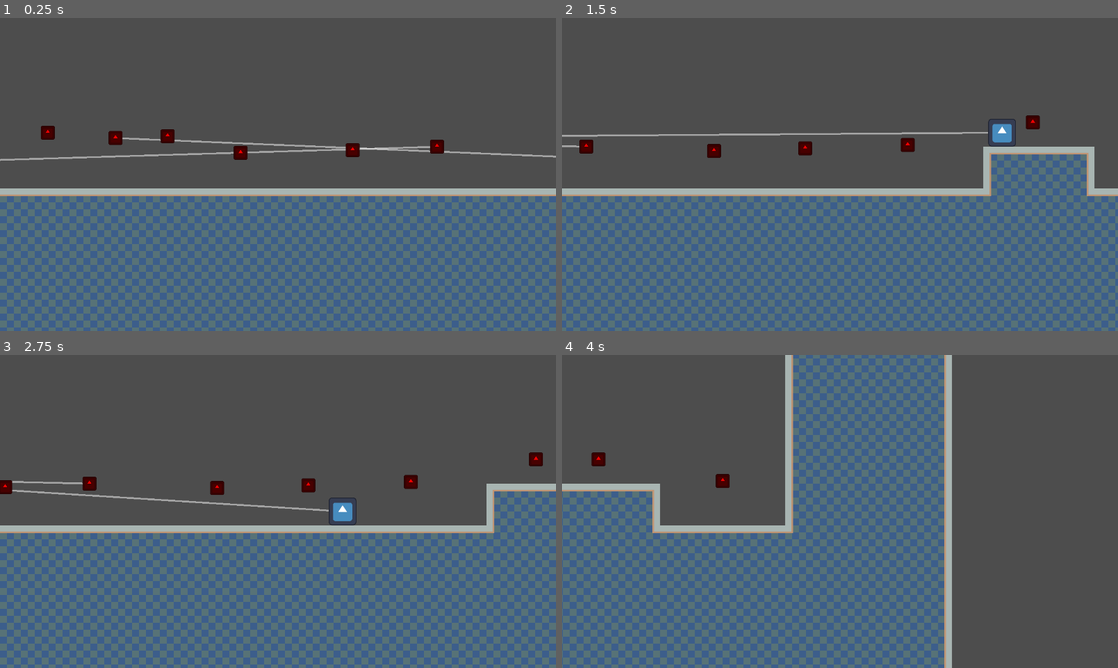
Above: before the commit, frames 1-4 (two rows, left to right).
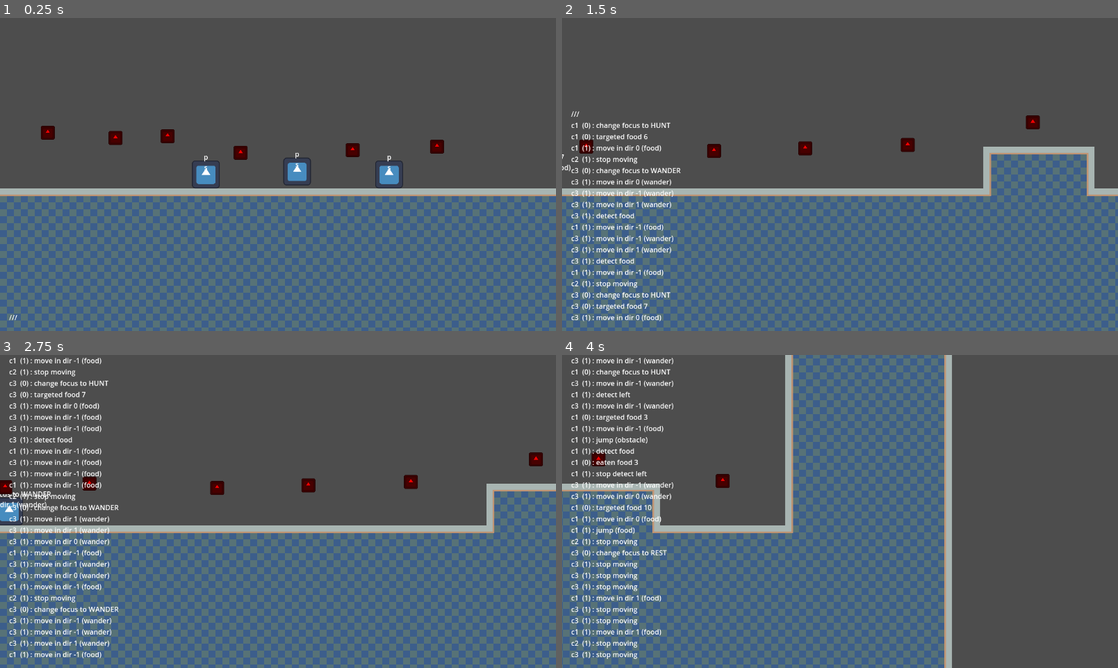
Above: after the commit, the same moments.

Repository: elecarno/digital_terrarium
Game: Godot game, scene res://world.tscn
The game is run twice, just before and just after one commit, with the same random seed, the same clock (stepped at 60 frames per second) and the same inputs. The engine's default icon, where the game draws it, is replaced by a stand-in: a white triangle on a blue panel in a dark square.
Inputs (mouse positions are in pixels of both pictures, inside the frame that each line leads up to):
- Up to frame 1 (0.25 s): no input
- Up to frame 2 (1.5 s): move the mouse to (962, 158) at 0.52 s; hold Right (ui_right) from 0.53 s (still down); move the mouse to (728, 190) at 1.27 s
- Up to frame 3 (2.75 s): move the mouse to (333, 442) at 2.02 s; release Right (ui_right) at 2.03 s; hold Left (ui_left) from 2.03 s (still down)
- Up to frame 4 (4 s): move the mouse to (812, 574) at 2.77 s; release Left (ui_left) at 2.78 s; hold Right (ui_right) from 2.78 s (still down); move the mouse to (1006, 558) at 3.52 s

The runs differ from the first frame. In frame 1, 1.7% of the frame differs, in the area x 0-100%, y 38-97%; in frame 2, 3.1%; in frame 3, 4.5%, in the area x 0-65%, y 0-97%; in frame 4, 3.1%.

Commit message:
creature v2 dev 1

Diff:
--- /dev/null
+++ b/creature_v1.tscn
@@ -0,0 +1,53 @@
+[gd_scene load_steps=6 format=3 uid="uid://3dmbypstpgm7"]
+
+[ext_resource type="Script" path="res://creature_v1.gd" id="1_xo21a"]
+[ext_resource type="Texture2D" uid="uid://eheqhcglg2b1" path="res://icon.svg" id="2_3wdvl"]
+
+[sub_resource type="RectangleShape2D" id="RectangleShape2D_7dlm0"]
+size = Vector2(32, 32)
+
+[sub_resource type="CircleShape2D" id="CircleShape2D_2lg6b"]
+
+[sub_resource type="RectangleShape2D" id="RectangleShape2D_a4a1s"]
+size = Vector2(42, 42)
+
+[node name="creature_v1" type="CharacterBody2D" groups=["creature"]]
+collision_layer = 2
+script = ExtResource("1_xo21a")
+
+[node name="target_line" type="Line2D" parent="."]
+points = PackedVector2Array(0, 0, 0, 0)
+width = 2.0
+default_color = Color(1, 1, 1, 0.498039)
+
+[node name="sprite" type="Sprite2D" parent="."]
+scale = Vector2(0.25, 0.25)
+texture = ExtResource("2_3wdvl")
+
+[node name="col" type="CollisionShape2D" parent="."]
+shape = SubResource("RectangleShape2D_7dlm0")
+
+[node name="detect_r" type="Area2D" parent="."]
+position = Vector2(11, 0)
+
+[node name="col" type="CollisionShape2D" parent="detect_r"]
+shape = SubResource("CircleShape2D_2lg6b")
+
+[node name="detect_l" type="Area2D" parent="."]
+position = Vector2(-11, 0)
+
+[node name="col" type="CollisionShape2D" parent="detect_l"]
+shape = SubResource("CircleShape2D_2lg6b")
+
+[node name="detect_food" type="Area2D" parent="."]
+collision_layer = 2
+collision_mask = 4
+
+[node name="col" type="CollisionShape2D" parent="detect_food"]
+shape = SubResource("RectangleShape2D_a4a1s")
+
+[connection signal="body_entered" from="detect_r" to="." method="_on_detect_r_body_entered"]
+[connection signal="body_exited" from="detect_r" to="." method="_on_detect_r_body_exited"]
+[connection signal="body_entered" from="detect_l" to="." method="_on_detect_l_body_entered"]
+[connection signal="body_exited" from="detect_l" to="." method="_on_detect_l_body_exited"]
+[connection signal="area_entered" from="detect_food" to="." method="_on_detect_food_area_entered"]
--- /dev/null
+++ b/creature_v2.gd
@@ -0,0 +1,133 @@
+extends CharacterBody2D
+
+@onready var c_food = get_node("../c_food")
+@onready var target_line: Line2D = get_node("target_line")
+@onready var label_p: Label = get_node("label_p")
+@onready var label_s: Label = get_node("label_s")
+
+enum FOCUS {REST, WANDER, HUNT}
+
+@export var STARTING_FOCUS: FOCUS = FOCUS.REST
+@export var P_INTERVAL: 	float = 2.0
+@export var S_INTERVAL: 	float = 0.25
+@export var CONCENTRATION:  float = 0.5 # percentage chance of retaining focus
+@export var HERBIVORE:		bool = true
+@export var CARNIVORE:		bool = false
+
+@export var SPEED:			float = 150.0
+@export var JUMP_VELOCITY:  float = -300.0
+
+@onready var focus: FOCUS = STARTING_FOCUS
+var target_food = null
+
+var direction: float
+var dir_target_food: Vector2
+var detect_l: bool = false
+var detect_r: bool = false
+
+func _ready() -> void:
+	get_node("personality").wait_time = P_INTERVAL
+	get_node("survival").wait_time = S_INTERVAL
+
+func _physics_process(delta: float) -> void:
+	# Add the gravity.
+	if not is_on_floor():
+		velocity += get_gravity() * delta
+
+	if target_food != null:
+		dir_target_food = c_food.get_child(target_food).position - global_transform.origin
+		target_line.set_point_position(1, dir_target_food)
+
+	if direction:
+		velocity.x = direction * SPEED
+	else:
+		velocity.x = move_toward(velocity.x, 0, SPEED)
+
+	move_and_slide()
+
+# actions
+func a_move(dir): # -1 to 1, 0 for stop
+	direction = dir
+
+func a_jump(str): # 0 to 1 multiplier
+	if is_on_floor():
+		velocity.y = JUMP_VELOCITY * str
+
+# brain timers
+func _on_personality_timeout() -> void:
+	var change_focus = randf()
+	if change_focus > CONCENTRATION:
+		focus = FOCUS.values()[randi()%FOCUS.size()]
+		target_food = null
+		msg(0, "change focus to " + FOCUS.keys()[focus])
+
+	if focus != FOCUS.HUNT:
+		target_line.set_point_position(1, Vector2.ZERO)
+
+func _on_survival_timeout() -> void:
+	# focus actions
+	if focus == FOCUS.REST:
+		a_move(0)
+		msg(1, "stop moving")
+	elif focus == FOCUS.WANDER:
+		var dir = randi_range(-1, 1)
+		a_move(dir)
+		msg(1, "move in dir %0.0f (wander)" % [dir])
+	elif focus == FOCUS.HUNT:
+		if HERBIVORE:
+			if c_food.get_child_count() > 0 and target_food == null:
+				target_food = randi_range(0, c_food.get_child_count() - 1)
+				msg(0, "targeted food " + str(target_food))
+
+	# resulting actions
+	if target_food != null:
+		var dir = dir_target_food.normalized().x
+		a_move(dir)
+		msg(1, "move in dir %0.0f (food)" % [dir])
+
+		if dir_target_food.y < -24 and abs(dir_target_food.x) < 32:
+			a_jump(1)
+			msg(1, "jump (food)")
+
+	if detect_r or detect_l:
+		a_jump(1)
+		msg(1, "jump (obstacle)")
+
+# display
+func msg(brain, string):
+	global.feed_msg(name + "  (" + str(brain) + ") : " + string)
+	if brain == 0:
+		label_p.text = string
+	elif brain == 1:
+		label_s.text = string
+
+# detectors
+func _on_detect_r_body_entered(body: Node2D) -> void:
+	detect_r = true
+	msg(1, "detect right")
+
+func _on_detect_l_body_entered(body: Node2D) -> void:
+	detect_l = true
+	msg(1, "detect left")
+
+func _on_detect_r_body_exited(body: Node2D) -> void:
+	detect_r = false
+	msg(1, "stop detect right")
+
+func _on_detect_l_body_exited(body: Node2D) -> void:
+	detect_l = false
+	msg(1, "stop detect left")
+
+func _on_detect_food_area_entered(food: Area2D) -> void:
+	msg(1, "detect food")
+	if target_food != null:
+		if food.is_in_group("food") and food.name == c_food.get_child(target_food).name:
+			var target_food_id_store = target_food
+			target_food = null
+			food.eat()
+			target_line.set_point_position(1, Vector2.ZERO)
+			msg(0, "eaten food " + str(target_food_id_store))
+
+			if c_food.get_child_count() == 0:
+				focus = FOCUS.REST
+				msg(0, "no food left, switching focus to REST.")
--- a/creature.tscn
+++ b/creature_v2.tscn
@@ -1,7 +1,7 @@
-[gd_scene load_steps=6 format=3 uid="uid://3dmbypstpgm7"]
+[gd_scene load_steps=6 format=3 uid="uid://cqagohibs7vlv"]
 
-[ext_resource type="Script" path="res://creature.gd" id="1_xo21a"]
-[ext_resource type="Texture2D" uid="uid://eheqhcglg2b1" path="res://icon.svg" id="2_3wdvl"]
+[ext_resource type="Script" path="res://creature_v2.gd" id="1_ljbuq"]
+[ext_resource type="Texture2D" uid="uid://eheqhcglg2b1" path="res://icon.svg" id="2_mv2ng"]
 
 [sub_resource type="RectangleShape2D" id="RectangleShape2D_7dlm0"]
 size = Vector2(32, 32)
@@ -11,9 +11,9 @@
 [sub_resource type="RectangleShape2D" id="RectangleShape2D_a4a1s"]
 size = Vector2(42, 42)
 
-[node name="creature" type="CharacterBody2D" groups=["creature"]]
+[node name="creature_v2" type="CharacterBody2D" groups=["creature"]]
 collision_layer = 2
-script = ExtResource("1_xo21a")
+script = ExtResource("1_ljbuq")
 
 [node name="target_line" type="Line2D" parent="."]
 points = PackedVector2Array(0, 0, 0, 0)
@@ -22,10 +22,36 @@
 
 [node name="sprite" type="Sprite2D" parent="."]
 scale = Vector2(0.25, 0.25)
-texture = ExtResource("2_3wdvl")
+texture = ExtResource("2_mv2ng")
 
 [node name="col" type="CollisionShape2D" parent="."]
 shape = SubResource("RectangleShape2D_7dlm0")
+
+[node name="personality" type="Timer" parent="."]
+autostart = true
+
+[node name="survival" type="Timer" parent="."]
+autostart = true
+
+[node name="label_p" type="Label" parent="."]
+offset_left = -144.0
+offset_top = -32.0
+offset_right = 144.0
+offset_bottom = -8.0
+scale = Vector2(0.5, 0.5)
+pivot_offset = Vector2(144, 12)
+text = "p"
+horizontal_alignment = 1
+
+[node name="label_s" type="Label" parent="."]
+offset_left = -144.0
+offset_top = -20.0
+offset_right = 144.0
+offset_bottom = 4.0
+scale = Vector2(0.5, 0.5)
+pivot_offset = Vector2(144, 12)
+text = "s"
+horizontal_alignment = 1
 
 [node name="detect_r" type="Area2D" parent="."]
 position = Vector2(11, 0)
@@ -46,6 +72,8 @@
 [node name="col" type="CollisionShape2D" parent="detect_food"]
 shape = SubResource("RectangleShape2D_a4a1s")
 
+[connection signal="timeout" from="personality" to="." method="_on_personality_timeout"]
+[connection signal="timeout" from="survival" to="." method="_on_survival_timeout"]
 [connection signal="body_entered" from="detect_r" to="." method="_on_detect_r_body_entered"]
 [connection signal="body_exited" from="detect_r" to="." method="_on_detect_r_body_exited"]
 [connection signal="body_entered" from="detect_l" to="." method="_on_detect_l_body_entered"]
--- /dev/null
+++ b/global.gd
@@ -0,0 +1,7 @@
+extends Node
+
+@onready var ui_feed: Label = get_tree().get_root().get_node("world/canvas_layer/ui/feed")
+
+func feed_msg(string):
+	print(string)
+	ui_feed.text += ("\n" + string)
--- a/project.godot
+++ b/project.godot
@@ -15,6 +15,10 @@
 config/features=PackedStringArray("4.3", "Forward Plus")
 config/icon="res://icon.svg"
 
+[autoload]
+
+global="*res://global.gd"
+
 [display]
 
 window/size/viewport_width=1280
@@ -26,7 +30,7 @@
 
 2d_physics/layer_1="world"
 2d_physics/layer_2="creatures"
-2d_physics/layer_3="food"
+2d_physics/layer_3="items"
 
 [rendering]
 
--- a/world.tscn
+++ b/world.tscn
@@ -1,6 +1,6 @@
 [gd_scene load_steps=7 format=4 uid="uid://c321j5igpcgp6"]
 
-[ext_resource type="PackedScene" uid="uid://3dmbypstpgm7" path="res://creature.tscn" id="1_4kx5x"]
+[ext_resource type="PackedScene" uid="uid://cqagohibs7vlv" path="res://creature_v2.tscn" id="1_ueor3"]
 [ext_resource type="Texture2D" uid="uid://ha2brslvdjm0" path="res://placeholder-tiles-flat-base-32x32-ocean-wash.png" id="1_w6sqg"]
 [ext_resource type="Script" path="res://cam.gd" id="2_7uy1j"]
 [ext_resource type="PackedScene" uid="uid://bpbdbo41pf3p7" path="res://food.tscn" id="3_oheqe"]
@@ -164,11 +164,20 @@
 
 [node name="world" type="Node2D"]
 
-[node name="creature" parent="." instance=ExtResource("1_4kx5x")]
-position = Vector2(-904, -24)
-
-[node name="creature2" parent="." instance=ExtResource("1_4kx5x")]
-position = Vector2(844, -18)
+[node name="c1" parent="." instance=ExtResource("1_ueor3")]
+position = Vector2(-83, -17)
+
+[node name="c2" parent="." instance=ExtResource("1_ueor3")]
+position = Vector2(22, -32)
+P_INTERVAL = 3.0
+S_INTERVAL = 0.5
+CONCENTRATION = 0.8
+
+[node name="c3" parent="." instance=ExtResource("1_ueor3")]
+position = Vector2(128, -17)
+P_INTERVAL = 0.5
+S_INTERVAL = 0.1
+CONCENTRATION = 0.2
 
 [node name="cam" type="Camera2D" parent="."]
 zoom = Vector2(2, 2)
@@ -246,3 +255,28 @@
 [node name="tilemap_layer" type="TileMapLayer" parent="."]
 tile_map_data = PackedByteArray("AAAUAAMAAQAaAAMAAAATAAMAAQAaAAMAAAASAAMAAQAaAAMAAAAUAAQAAQAaAAMAAAATAAQAAQAaAAMAAAASAA …(34176 unchanged characters)…
 tile_set = SubResource("TileSet_53ghj")
+
+[node name="canvas_layer" type="CanvasLayer" parent="."]
+
+[node name="ui" type="Control" parent="canvas_layer"]
+layout_mode = 3
+anchors_preset = 15
+anchor_right = 1.0
+anchor_bottom = 1.0
+grow_horizontal = 2
+grow_vertical = 2
+size_flags_horizontal = 3
+size_flags_vertical = 3
+
+[node name="feed" type="Label" parent="canvas_layer/ui"]
+layout_mode = 1
+anchors_preset = 2
+anchor_top = 1.0
+anchor_bottom = 1.0
+offset_left = 21.0
+offset_top = -258.0
+offset_right = 433.0
+offset_bottom = -20.0
+grow_vertical = 0
+text = "///"
+vertical_alignment = 2
Renamed: creature.gd -> creature_v1.gd
